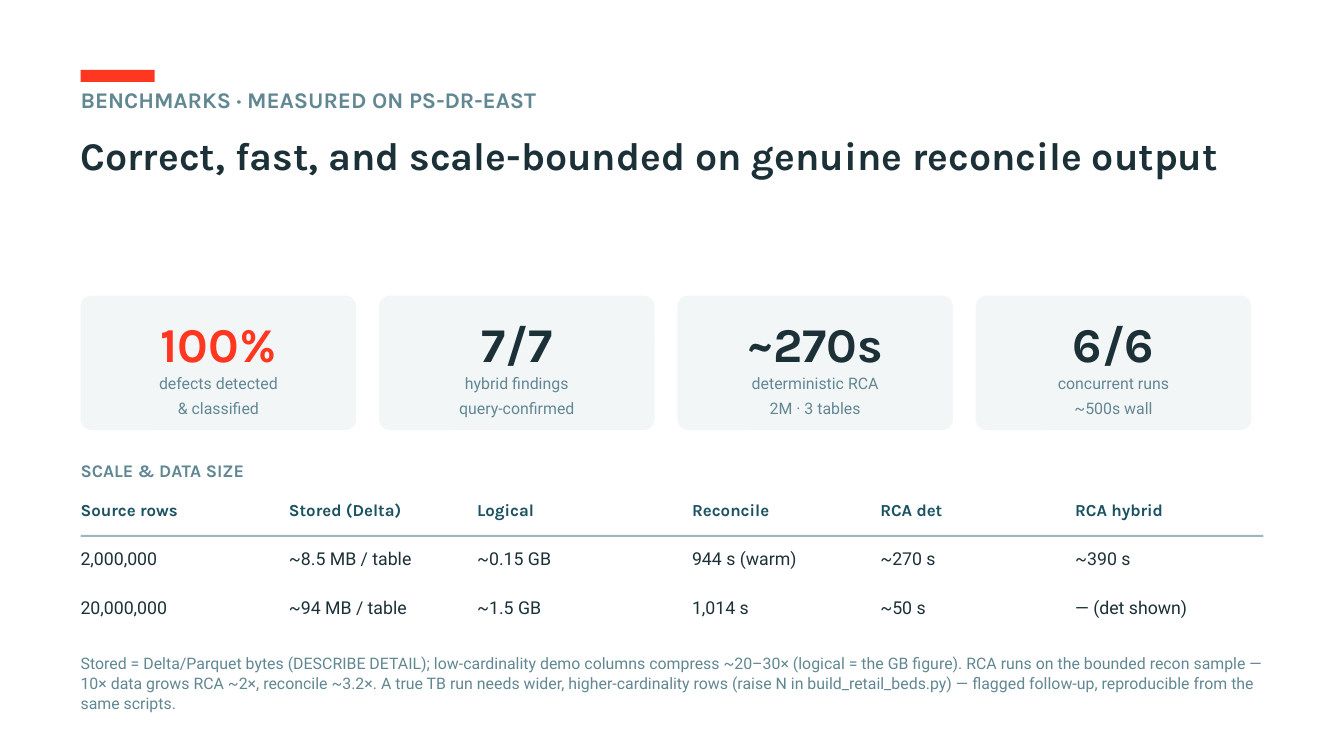
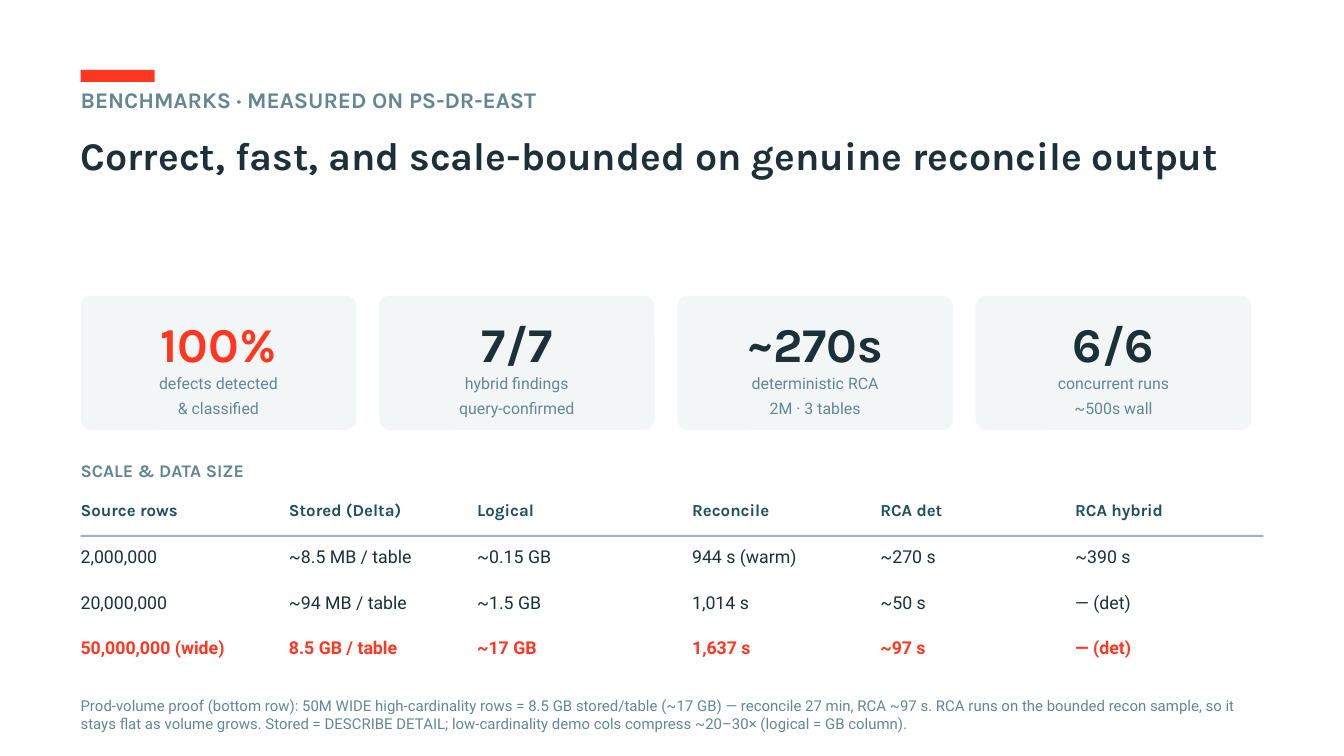
Before and after one commit to ankitad-db/lakebridge-rca, a slide deck: slide 8 of docs/ReconResolve_Leadership.pptx. Drawn at 1344x756 pixels with LibreOffice and Linux fonts; fonts in the diff are those of the drawing. Boxes give left, top, right and bottom in pixels: in the first picture for what was removed or moved away, otherwise in the second. Text is boxed around its words. In the diff, an @@ line names an element or a change of style, - is before the commit and + after.

Commit message:
Deck +2 slides (Validation coverage, Capability matrix — all entry points); prod-volume benchmark (50M/17GB)
- Deck now 11 slides: added a Test-coverage/validation summary (metric tiles + tested band +
  what-worked / watch-outs) and a Capability-status matrix (Capability · Status · What works ·
  Entry points = App·CLI·Skill), styled to the Field-Eng template.
- Benchmark slide + BENCHMARKS.md §4a: prod-volume proof — 50M WIDE high-cardinality rows =
  8.46 GB stored/table (~17 GB); reconcile 1,637 s (~27 min), deterministic RCA ~97 s (sample-
  bounded), with 🔧/📄/⚠️ rendered at scale. Adds build_xl_bed.py + xl_target.sql.

```diff
--- a/docs/ReconResolve_Leadership.pptx
+++ b/docs/ReconResolve_Leadership.pptx
@@ text "20,000,000" moved from (x1=81, y1=601, x2=167, y2=617) to (x1=81, y1=596, x2=167, y2=612) @@
@@ text "~94 MB / table" moved from (x1=289, y1=600, x2=407, y2=614) to (x1=289, y1=595, x2=407, y2=609) @@
@@ text "~1.5 GB" moved from (x1=477, y1=601, x2=541, y2=614) to (x1=477, y1=596, x2=541, y2=609) @@
@@ text "1,014 s" moved from (x1=692, y1=601, x2=749, y2=617) to (x1=692, y1=596, x2=749, y2=612) @@
@@ text "~50 s" moved from (x1=880, y1=601, x2=926, y2=614) to (x1=880, y1=596, x2=926, y2=609) @@
@@ text at (x1=1093, y1=595, x2=1130, y2=613): text changed @@
-— (det shown)
+— (det)
@@ text removed at (x1=81, y1=656, x2=1253, y2=712) @@
-Stored = Delta/Parquet bytes (DESCRIBE DETAIL); low-cardinality demo columns compress ~20–30× (logical = the GB figure). RCA runs on the bounded recon sample — 10× data grows RCA ~2×, reconcile ~3.2×. A true TB run needs wider, higher-cardinality rows (raise N in build_retail_beds.py) — flagged follow-up, reproducible from the same scripts.
@@ text added at (x1=81, y1=640, x2=225, y2=658), 9.5 pt, text #FF3620, bold @@
+50,000,000 (wide)
@@ text added at (x1=289, y1=640, x2=398, y2=654), 9.5 pt, text #FF3620, bold @@
+8.5 GB / table
@@ text added at (x1=477, y1=641, x2=536, y2=654), 9.5 pt, text #FF3620, bold @@
+~17 GB
@@ text added at (x1=692, y1=641, x2=750, y2=657), 9.5 pt, text #FF3620, bold @@
+1,637 s
@@ text added at (x1=880, y1=641, x2=925, y2=654), 9.5 pt, text #FF3620, bold @@
+~97 s
@@ text added at (x1=1093, y1=640, x2=1131, y2=658), 9.5 pt, text #FF3620, bold @@
+— (det)
@@ text added at (x1=81, y1=699, x2=1235, y2=732), 8 pt, text #618793 @@
+Prod-volume proof (bottom row): 50M WIDE high-cardinality rows = 8.5 GB stored/table (~17 GB) — reconcile 27 min, RCA ~97 s. RCA runs on the bounded recon sample, so it stays flat as volume grows. Stored = DESCRIBE DETAIL; low-cardinality demo cols compress ~20–30× (logical = GB column).
```
Also in this commit, not shown: 2 slides added, 4 other files.
